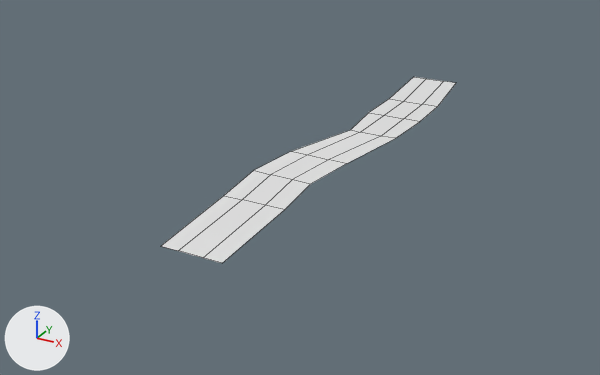
Before and after pictures for a commit that changed the FBX model URP Quang Binh v2/Assets/Assets/Meshes/Tutorial/SM_Tutorial_River_01.fbx.
Before and after are seen from a 50 mm lens placed at (2.67, -5.58, 2.31), pointed at (-0.24, -0.29, -0.34). The axes (+X, +Y, +Z) are drawn at lower left. The lights are the same throughout. The older version comes first. Mesh edges are drawn as thin lines. Where no turn or scale is listed for an object, it has been applied to the vertices.

Names of what the first picture shows: 'SM_Tutorial_River_01'.
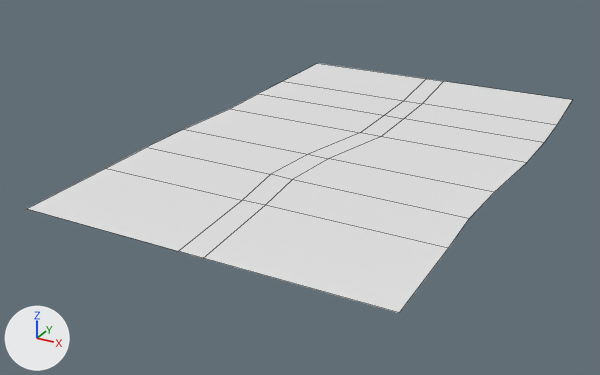
Changed parts and their boxes [x1, y1, x2, y2] in the pictures (600 x 375 px):
'SM_Tutorial_River_01', reshaped (84% wider, 34% taller): before [161, 77, 456, 263]; after [27, 63, 572, 313]

What the commit changed:
me_plane_005 is used by ob_sm_tutorial_river_01; location (0.0, 0.0, 0.0).
me_plane_005 had 32 vertices, 21 faces and spanned x -0.35..0.32, y -2.08..2.08, z -0.04..-0.03.
me_plane_005 now has 32 vertices, 21 faces and spans x -1.35..1.37, y -2.08..2.08, z -0.04.
Part 1, on me_plane_005:
Vertex 0 of me_plane_005 moves from (0.23, -2.08, -0.03) at pixel (222, 263) to (1.34, -2.08, -0.04) at pixel (399, 312).
Vertex 1 of me_plane_005 moves from (-0.22, -2.08, -0.03) at pixel (160, 246) to (-1.32, -2.08, -0.04) at pixel (26, 208).
Vertex 2 of me_plane_005 moves from (-0.24, 2.08, -0.03) at pixel (413, 76) to (-1.33, 2.08, -0.04) at pixel (317, 63).
Vertex 3 of me_plane_005 moves from (0.21, 2.08, -0.03) at pixel (456, 82) to (1.33, 2.08, -0.04) at pixel (572, 99).
Vertex 4 of me_plane_005 moves from (0.18, -0.32, -0.04) at pixel (346, 163) to (1.31, -0.32, -0.04) at pixel (494, 192).
Vertex 5 of me_plane_005 moves from (0.18, -1.27, -0.03) at pixel (284, 209) to (1.32, -1.27, -0.04) at pixel (448, 248).
Vertex 6 of me_plane_005 moves from (0.13, -0.81, -0.04) at pixel (310, 184) to (1.29, -0.81, -0.04) at pixel (469, 218).
Vertex 7 of me_plane_005 moves from (-0.31, -0.3, -0.04) at pixel (291, 151) to (-1.34, -0.3, -0.04) at pixel (183, 129).
Vertex 8 of me_plane_005 moves from (-0.29, -1.27, -0.03) at pixel (223, 195) to (-1.34, -1.27, -0.04) at pixel (105, 168).
Vertex 9 of me_plane_005 moves from (-0.35, -0.78, -0.04) at pixel (253, 170) to (-1.35, -0.78, -0.04) at pixel (146, 147).
Vertex 10 of me_plane_005 moves from (-0.17, 1.31, -0.04) at pixel (389, 98) to (-1.31, 1.31, -0.04) at pixel (282, 81).
Vertex 11 of me_plane_005 moves from (-0.1, 0.34, -0.03) at pixel (350, 129) to (-1.3, 0.34, -0.04) at pixel (229, 108).
Vertex 12 of me_plane_005 moves from (-0.17, 0.84, -0.04) at pixel (368, 112) to (-1.31, 0.84, -0.04) at pixel (258, 93).
Vertex 13 of me_plane_005 moves from (0.3, 1.3, -0.04) at pixel (437, 106) to (1.37, 1.3, -0.04) at pixel (556, 125).
Vertex 14 of me_plane_005 moves from (0.3, 0.33, -0.03) at pixel (395, 138) to (1.37, 0.33, -0.04) at pixel (526, 162).
Vertex 15 of me_plane_005 moves from (0.32, 0.83, -0.04) at pixel (419, 121) to (1.37, 0.83, -0.04) at pixel (544, 142).
